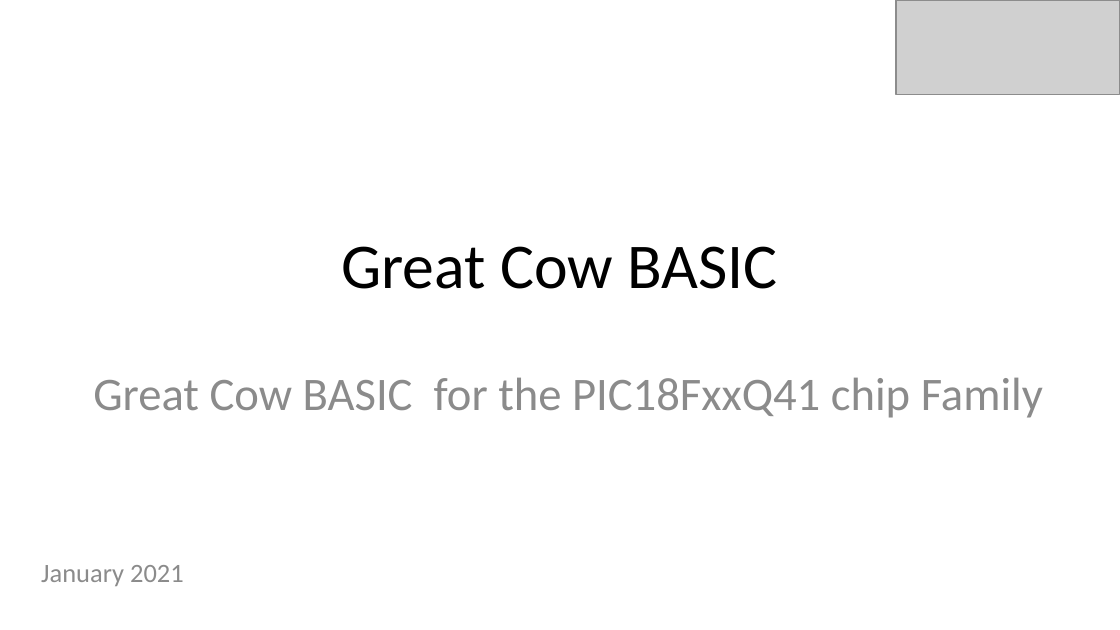
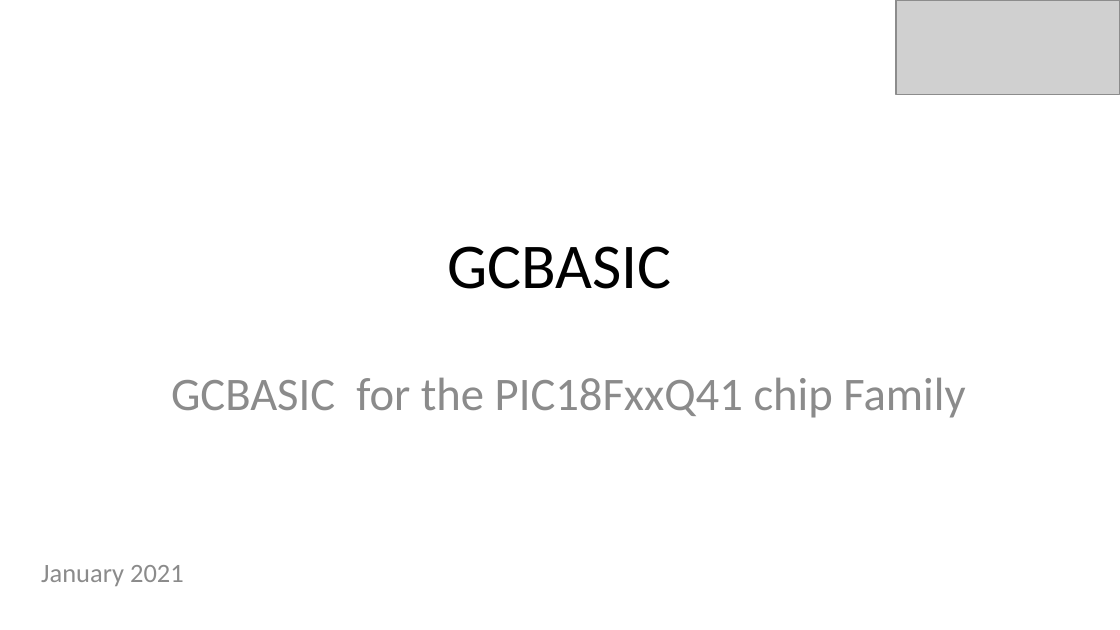
Before and after one commit to GreatCowBASIC/Demonstration_Sources, a slide deck: slide 12 of Vendor_Boards/Great_Cow_Basic_Demo_Board/18Fx6q20_ChipRange_Demonstrations/tutorials/Great Cow BASIC_Part18.pptx. Drawn at 1120x630 pixels with LibreOffice and Linux fonts; fonts in the diff are those of the drawing; grey boxes stand for pictures. Boxes give left, top, right and bottom in pixels: in the first picture for what was removed or moved away, otherwise in the second. Text is boxed around its words. In the diff, an @@ line names an element or a change of style, - is before the commit and + after.

```diff
--- a/Vendor_Boards/Great_Cow_Basic_Demo_Board/18Fx6q20_ChipRange_Demonstrations/tutorials/Great Cow BASIC_Part18.pptx
+++ b/Vendor_Boards/Great_Cow_Basic_Demo_Board/18Fx6q20_ChipRange_Demonstrations/tutorials/Great Cow BASIC_Part18.pptx
@@ title at (448,246,672,289): text changed @@
-Great Cow BASIC
+GCBASIC
@@ subtitle at (171,377,965,418): text changed @@
-Great Cow BASIC for the PIC18FxxQ41 chip Family
+GCBASIC for the PIC18FxxQ41 chip Family
```
Also in this commit, not shown: 9 other slides changed, 57 other files.
